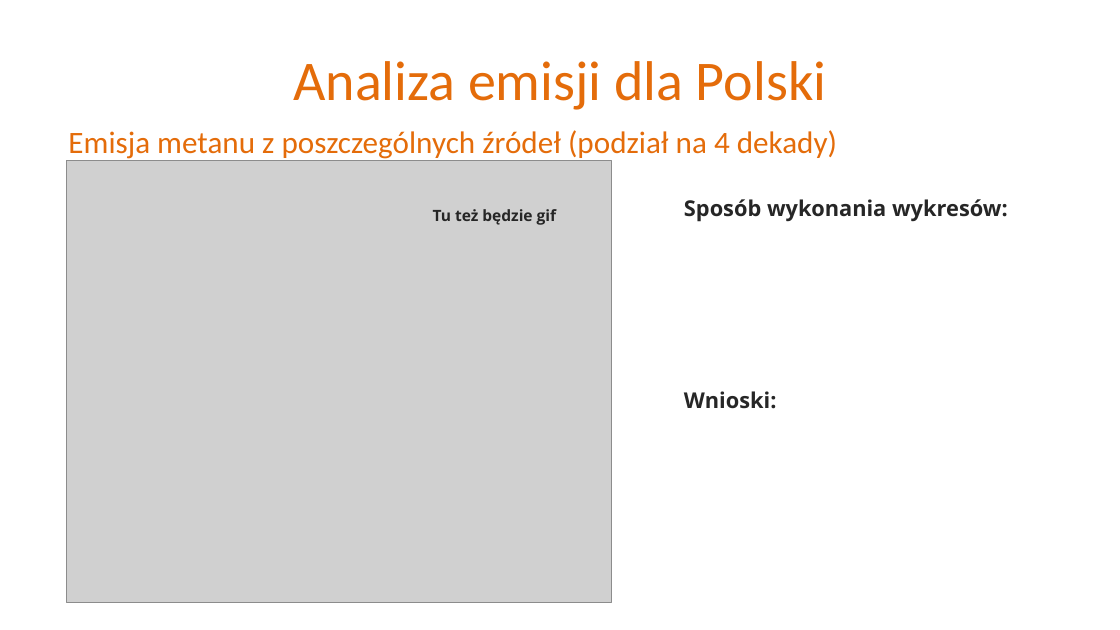
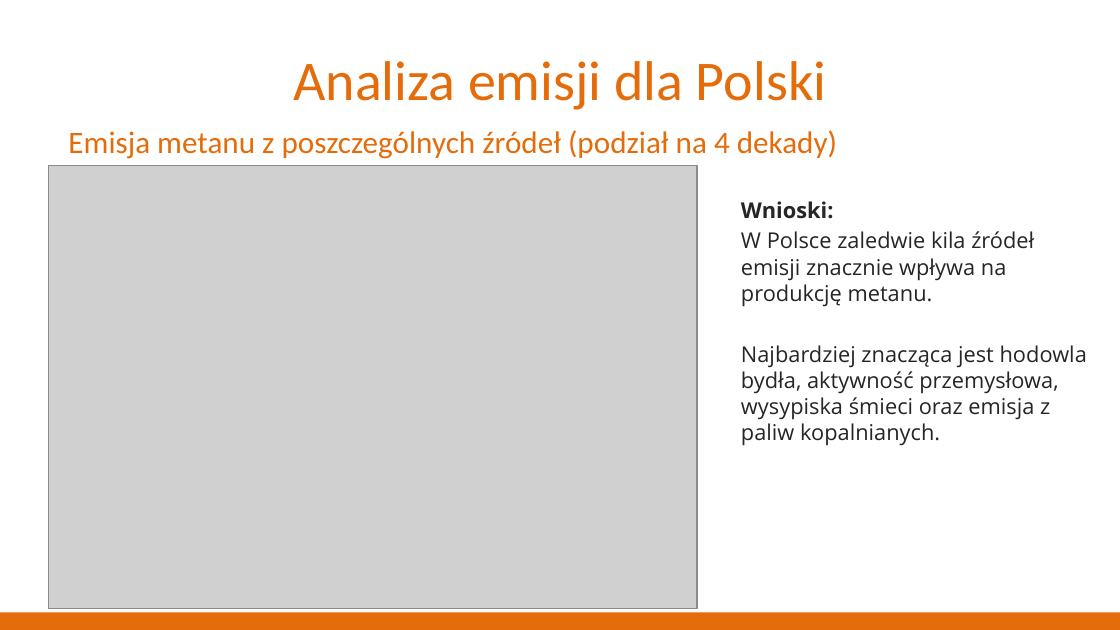
Before and after one commit to Sharkuu/R-project, a slide deck: slide 10 of Prezentacja.pptx (slide 11 before the commit). Drawn at 1120x630 pixels with LibreOffice and Linux fonts; fonts in the diff are those of the drawing; grey boxes stand for pictures; background and template pictures are left out. Boxes give left, top, right and bottom in pixels: in the first picture for what was removed or moved away, otherwise in the second. Text is boxed around its words. In the diff, an @@ line names an element or a change of style, - is before the commit and + after.

```diff
--- a/Prezentacja.pptx
+++ b/Prezentacja.pptx
@@ picture resized from (x1=66, y1=160, x2=612, y2=601) to (x1=48, y1=166, x2=697, y2=608) @@
@@ text removed at (x1=433, y1=209, x2=557, y2=225) @@
-Tu też będzie gif
@@ text removed at (x1=684, y1=199, x2=1008, y2=222) @@
-Sposób wykonania wykresów:
@@ text added at (x1=741, y1=201, x2=1087, y2=446), 14 pt, text #262626 @@
+Wnioski:
+W Polsce zaledwie kila źródeł emisji znacznie wpływa na produkcję metanu.
+Najbardziej znacząca jest hodowla bydła, aktywność przemysłowa, wysypiska śmieci oraz emisja z paliw kopalnianych.
@@ text removed at (x1=684, y1=391, x2=777, y2=409) @@
-Wnioski:
@@ rectangle added at (x1=0, y1=613, x2=1120, y2=630), fill #E46C0A @@
```
Also in this commit, not shown: 13 other slides changed, 1 slide added, 2 slides removed.
